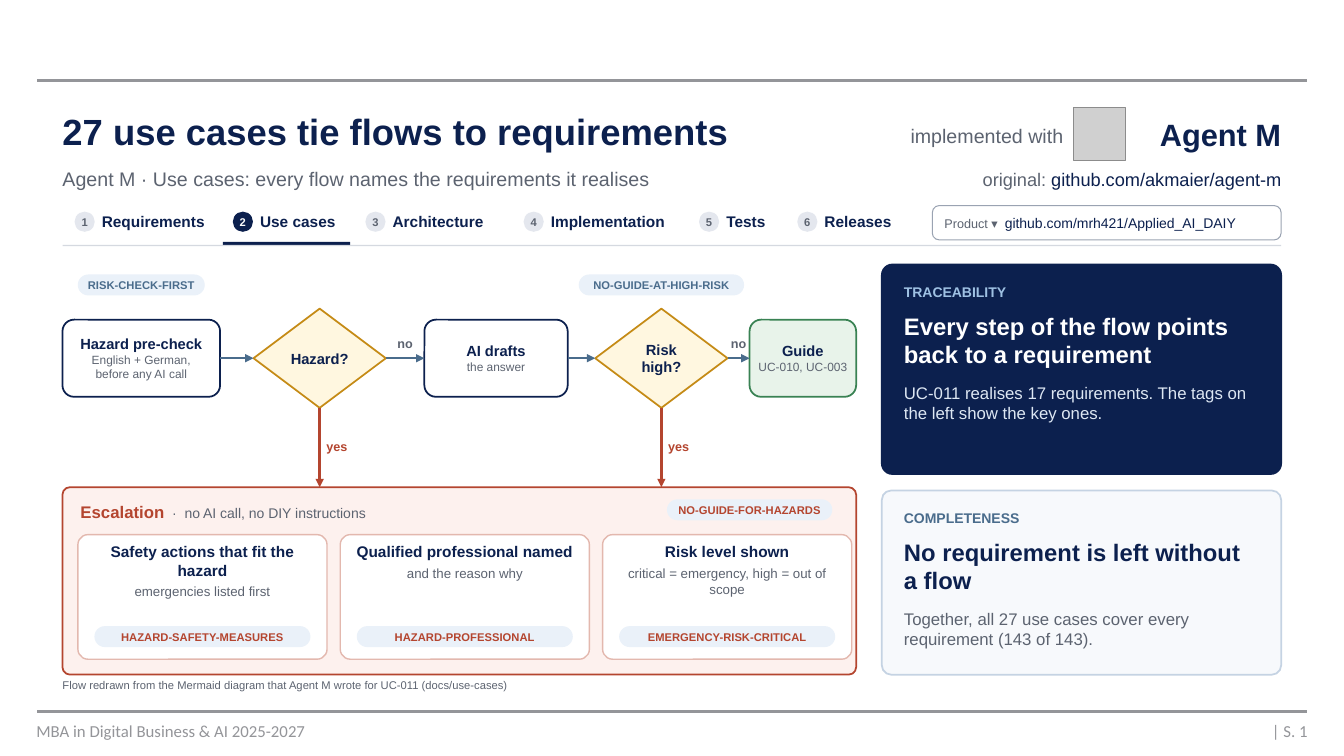
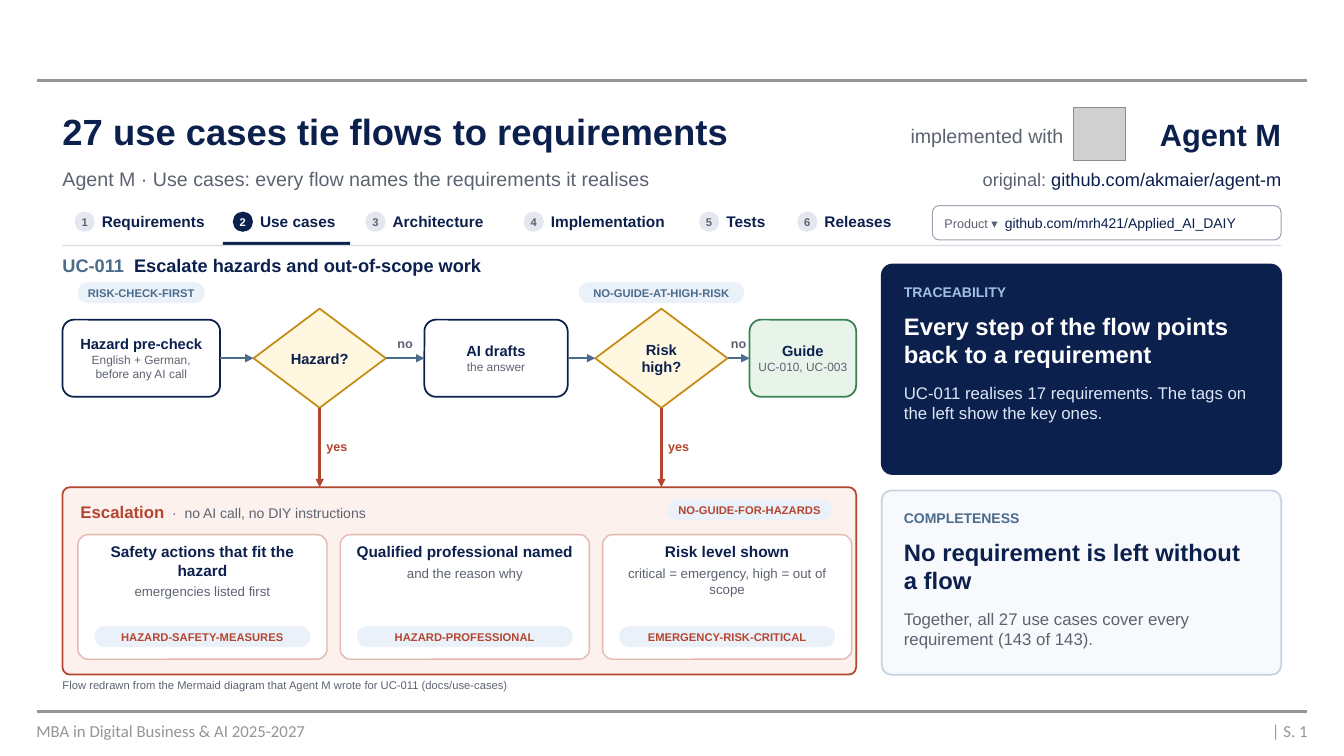
Before and after one commit to mrh421/Applied_AI_DAIY, a slide deck: slide 1 of presentation/DAIY_slide-25_use-case.pptx. Drawn at 1344x756 pixels with LibreOffice and Linux fonts; fonts in the diff are those of the drawing; grey boxes stand for pictures; background and template pictures are left out. Boxes give left, top, right and bottom in pixels: in the first picture for what was removed or moved away, otherwise in the second. Text is boxed around its words. In the diff, an @@ line names an element or a change of style, - is before the commit and + after.

```diff
--- a/presentation/DAIY_slide-25_use-case.pptx
+++ b/presentation/DAIY_slide-25_use-case.pptx
@@ text added at <box>62,258,481,276</box>, 13 pt, text #0C204E, bold @@
+UC-011 Escalate hazards and out-of-scope work
@@ rounded rectangle "RISK-CHECK-FIRST": place and size @@
-rounded rectangle "RISK-CHECK-FIRST" at <box>78,274,205,295</box>
+rounded rectangle "RISK-CHECK-FIRST" at <box>78,282,205,303</box>
@@ rounded rectangle "NO-GUIDE-AT-HIGH-RISK": place and size @@
-rounded rectangle "NO-GUIDE-AT-HIGH-RISK" at <box>579,274,744,295</box>
+rounded rectangle "NO-GUIDE-AT-HIGH-RISK" at <box>579,282,744,303</box>
```
Also in this commit, not shown: 1 other file.
